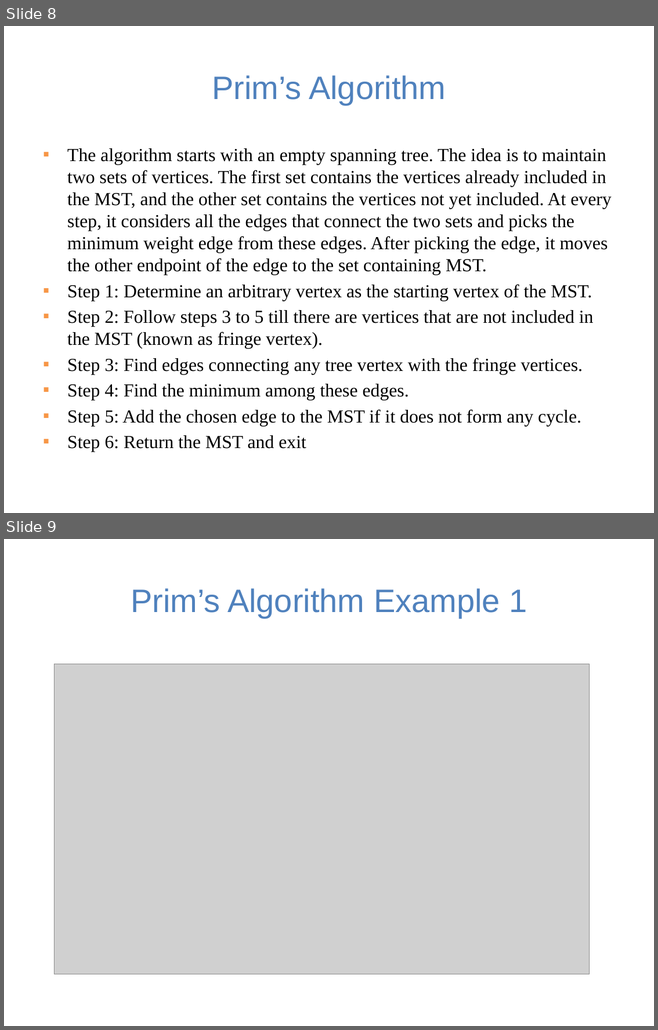
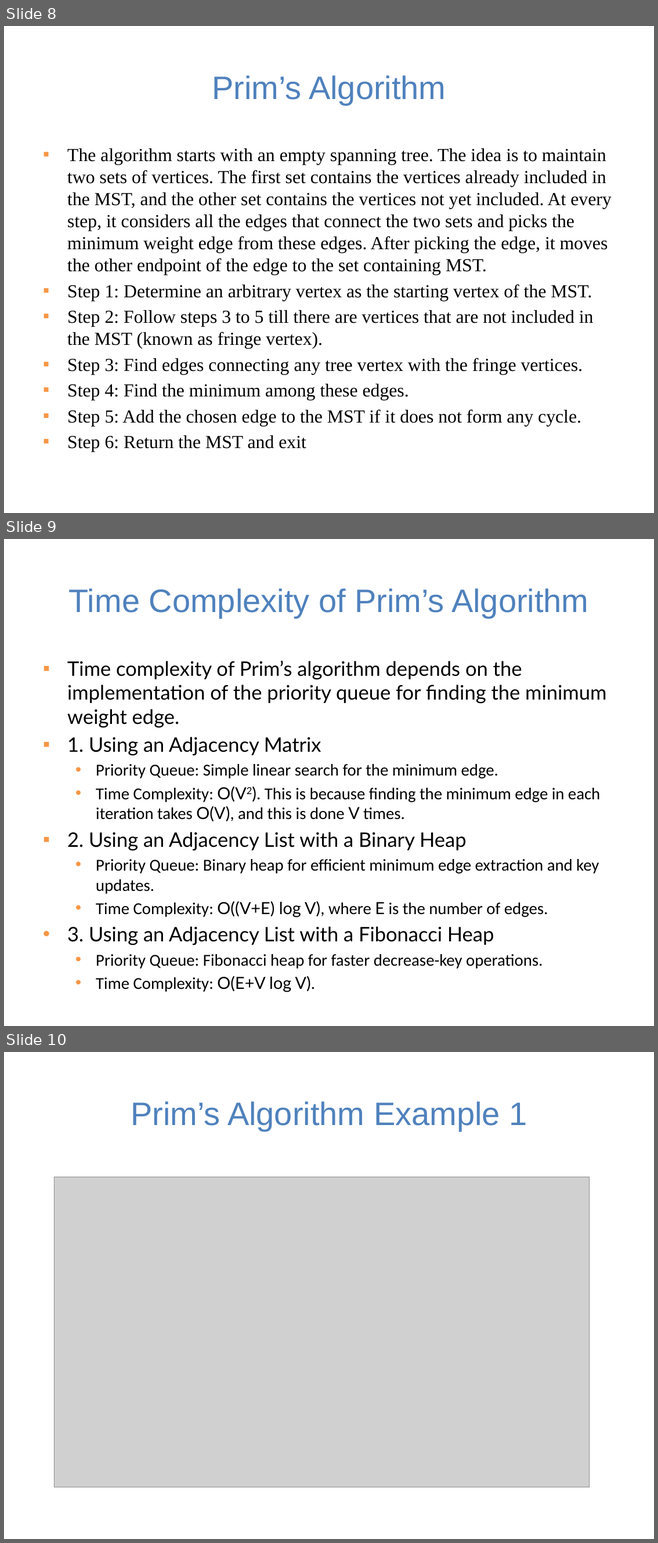
Before and after one commit to guhofstra/CSC111Fa25, a slide deck: PPTs/Lecture 12-minimum spanning trees.pptx. Shown one above the other, each under a label of ours: slides 8 and 9 before the commit, slides 8, 9 and 10 after it. The pictures are 658x1030 and 658x1543 pixels, drawn with LibreOffice and Linux fonts; fonts in the diff are those of the drawing; grey boxes stand for pictures. Boxes give left, top, right and bottom in pixels: in the first picture for what was removed or moved away, otherwise in the second. Text is boxed around its words. In the diff, an @@ line names an element or a change of style, - is before the commit and + after.

```diff
--- a/PPTs/Lecture 12-minimum spanning trees.pptx
+++ b/PPTs/Lecture 12-minimum spanning trees.pptx
@@ slide 9 added at <box>4,539,654,1026</box>, background #FFFFFF @@
@@ title added at <box>69,588,588,617</box>, 36 pt, text #4F81BD @@
+Time Complexity of Prim’s Algorithm
@@ text added at <box>67,661,606,969</box>, 18.5 pt, text #000000 @@
+▪ Time complexity of Prim’s algorithm depends on the implementation of the priority queue for finding the minimum weight edge.
+▪ 1. Using an Adjacency Matrix
+  • Priority Queue: Simple linear search for the minimum edge.
+  • Time Complexity: O(V2). This is because finding the minimum edge in each iteration takes O(V), and this is done V times.
+▪ 2. Using an Adjacency List with a Binary Heap
+  • Priority Queue: Binary heap for efficient minimum edge extraction and key updates.
+  • Time Complexity: O((V+E) log V), where E is the number of edges.
+• 3. Using an Adjacency List with a Fibonacci Heap
+  • Priority Queue: Fibonacci heap for faster decrease-key operations.
+  • Time Complexity: O(E+V log V).
@@ what was slide 9 is now slide 10 @@
```
Also in this commit, not shown: 1 slide changed, 1 other slide added, 1 other file.
